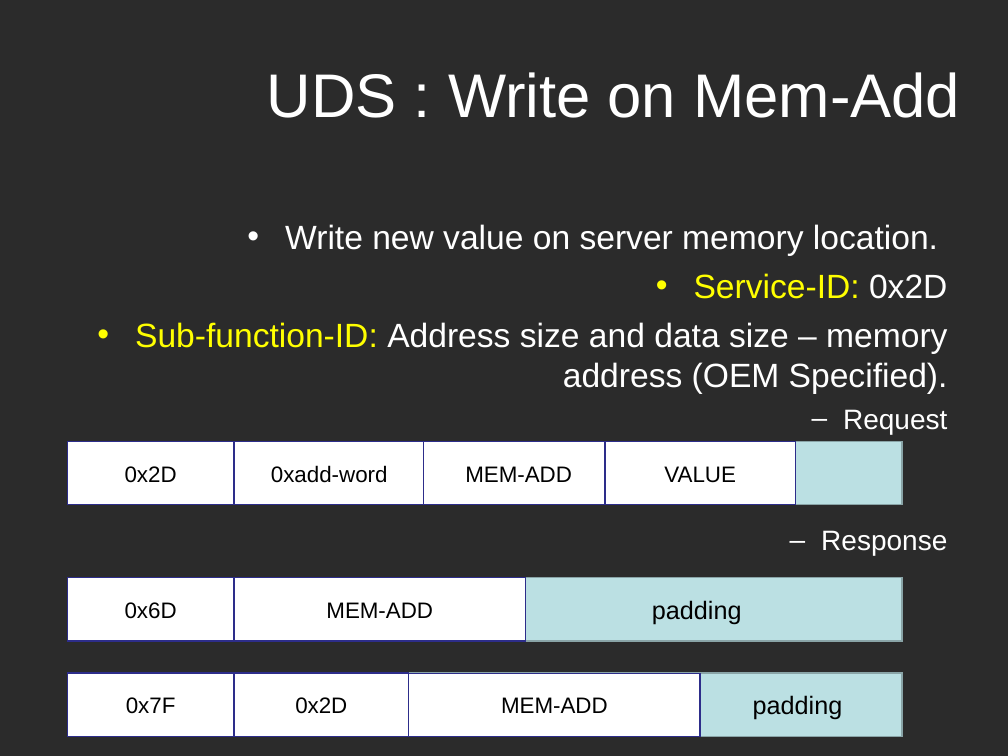
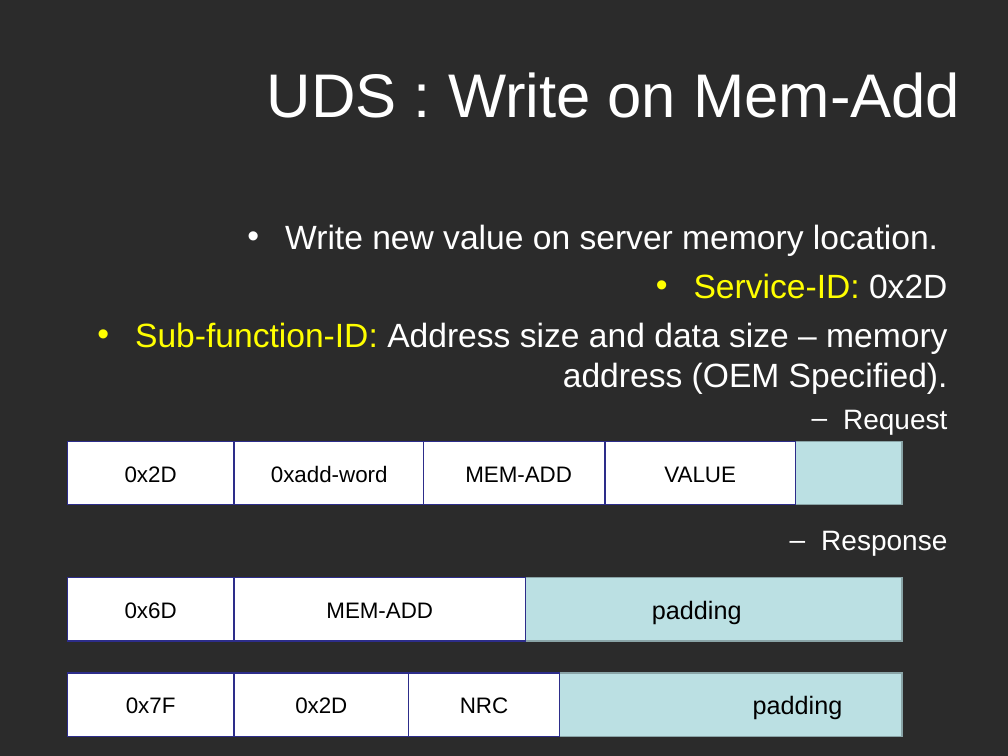
Before and after one commit to Marcelle-Samir/Firmware_Over_The_Air, a slide deck: slide 30 of project Documentation/Second week/Search-UDS.ppt (slide 26 before the commit). Drawn at 1008x756 pixels with LibreOffice and Linux fonts; fonts in the diff are those of the drawing; background and template pictures are left out; a plain dark background stands for a picture behind light text. Boxes give left, top, right and bottom in pixels: in the first picture for what was removed or moved away, otherwise in the second. Text is boxed around its words. In the diff, an @@ line names an element or a change of style, - is before the commit and + after.

```diff
--- a/project Documentation/Second week/Search-UDS.ppt
+++ b/project Documentation/Second week/Search-UDS.ppt
@@ rectangle removed at box(408, 673, 700, 737) @@
-MEM-ADD
@@ rectangle added at box(408, 673, 559, 737), fill #FFFFFF, outline #2D2D8A 0.99 pt, 16 pt, text #000000 @@
+NRC
```
Also in this commit, not shown: 11 other slides changed, 6 slides added.
